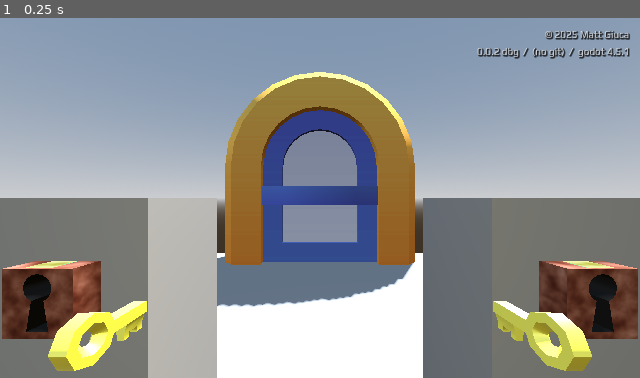
Above: before the commit, frame 1.
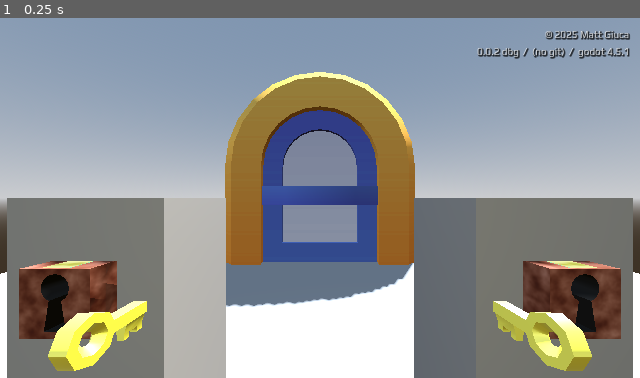
Above: after the commit, the same moment.

Repository: mgiuca/two-hands
Game: Godot game, scene res://scenes/levels/far_locks.tscn
Same seed, same stepped clock (60 frames per second), same inputs: the game is played once before the commit and once after it. This scene is started directly instead of the project's main scene. Sound files missing from this copy of the repository are replaced by a short silence.
Inputs:
- Up to frame 1 (0.25 s): no input

The runs differ from the first frame. In frame 1, 7.8% of the frame differs, in the area x 0-100%, y 50-100%.

Commit message:
Some levels now take player height into account and move objects.
This makes it possible for shorter players to reach while providing a
good stretch for tall players.

Levels affected: far_locks, high_low_locks, babies.

Diff:
--- a/scenes/level.tscn
+++ b/scenes/level.tscn
@@ -44,4 +44,6 @@
 wait_time = 4.0
 one_shot = true
 
+[node name="CustomSetup" type="Node" parent="."]
+
 [connection signal="timeout" from="WinTimer" to="." method="_on_win_timer_timeout"]
--- a/scenes/levels/babies.tscn
+++ b/scenes/levels/babies.tscn
@@ -77,17 +77,45 @@
 stream_3/stream = ExtResource("16_6g7x3")
 stream_4/stream = ExtResource("17_6a77l")
 
+[sub_resource type="GDScript" id="GDScript_01i28"]
+script/source = "extends Node
+
+@onready var baby1 : Baby = $'../Baby1'
+@onready var baby2 : Baby = $'../Baby2'
+
+func _ready() -> void:
+  # Reset baby positions based on calibrated player height.
+
+  # Assumptions: Player's arm span = player's height (according to Leonardo's
+  # Vitruvian Man). So place the babies a player height width apart.
+  # (Don't subtract on this one, you can stretch.)
+  var baby_dist_from_origin := Globals.calibrated_player_height / 2.0
+  # Don't make them closer than easy_locks.
+  baby_dist_from_origin = max(baby_dist_from_origin, 0.3)
+
+  #print('babies are %.1fm away' % [baby_dist_from_origin])
+
+  set_baby_distance(baby1, baby_dist_from_origin)
+  set_baby_distance(baby2, baby_dist_from_origin)
+
+func set_baby_distance(baby: Node3D, dist: float) -> void:
+  # Scale the XZ vector.
+  var baby_xz : Vector2 = Vector2(baby.position.x, baby.position.z)
+  baby_xz = baby_xz.normalized() * dist
+  baby.position = Vector3(baby_xz.x, baby.position.y, baby_xz.y)
+"
+
 [node name="Level" node_paths=PackedStringArray("left_hand", "right_hand", "activator1", "activator2") instance=ExtResource("1_t0qa0")]
 left_hand = NodePath("BottleLeft")
 right_hand = NodePath("BottleRight")
 activator1 = NodePath("Baby1")
 activator2 = NodePath("Baby2")
 
-[node name="BottleLeft" parent="." index="5" instance=ExtResource("2_t0qa0")]
-
-[node name="BottleRight" parent="." index="6" instance=ExtResource("2_t0qa0")]
-
-[node name="Static" type="Node3D" parent="." index="7"]
+[node name="BottleLeft" parent="." index="4" instance=ExtResource("2_t0qa0")]
+
+[node name="BottleRight" parent="." index="5" instance=ExtResource("2_t0qa0")]
+
+[node name="Static" type="Node3D" parent="." index="6"]
 
 [node name="Ground" type="CSGBox3D" parent="Static" index="0"]
 transform = Transform3D(1, 0, 0, 0, 1, 0, 0, 0, 1, 0, -0.5, 0)
@@ -177,7 +205,7 @@
 [node name="Foot" type="CSGBox3D" parent="Static/Table" index="2"]
 size = Vector3(0.2, 0.05, 0.2)
 
-[node name="MusicBox" parent="." index="8" instance=ExtResource("4_4bgyd")]
+[node name="MusicBox" parent="." index="7" instance=ExtResource("4_4bgyd")]
 transform = Transform3D(-0.05158788, 0, -4.509956e-09, 0, 0.05158788, 0, 4.509956e-09, 0, -0.05158788, -0.026620984, 1.0459216, 3.0316756)
 script = SubResource("GDScript_id7lw")
 
@@ -185,18 +213,21 @@
 stream = ExtResource("5_id7lw")
 autoplay = true
 
-[node name="Baby1" parent="." index="9" instance=ExtResource("4_t0qa0")]
+[node name="Baby1" parent="." index="8" instance=ExtResource("4_t0qa0")]
 transform = Transform3D(0.44568214, -4.760239e-09, 0.8951913, 1.8888293e-09, 1, 4.3771893e-09, -0.8951913, -2.599722e-10, 0.44568214, -0.59302896, 0.00525913, -0.5825793)
 crying_sound = SubResource("AudioStreamRandomizer_d7ucg")
 
-[node name="Baby2" parent="." index="10" instance=ExtResource("4_t0qa0")]
+[node name="Baby2" parent="." index="9" instance=ExtResource("4_t0qa0")]
 transform = Transform3D(-0.69054157, 3.1054466e-08, -0.72329265, 3.081054e-08, 1, 1.3519432e-08, 0.72329265, -1.2949308e-08, -0.69054157, 0.71685666, 0.00525913, 0.53433)
 crying_sound = SubResource("AudioStreamRandomizer_af32p")
 
-[node name="Door" parent="." index="11" instance=ExtResource("4_id7lw")]
+[node name="Door" parent="." index="10" instance=ExtResource("4_id7lw")]
 transform = Transform3D(2.807497, 0, 0, 0, 2.807497, 0, 0, 0, 2.807497, 0, 0, -4.7449336)
 
-[node name="SecondaryLight" type="OmniLight3D" parent="." index="12"]
+[node name="SecondaryLight" type="OmniLight3D" parent="." index="11"]
 transform = Transform3D(1, 0, 0, 0, 1, 0, 0, 0, 1, 0, 2.2278504, 0.83508337)
 light_color = Color(1, 0.94133335, 0.68, 1)
 light_energy = 1.66
+
+[node name="CustomSetup" parent="." index="12"]
+script = SubResource("GDScript_01i28")
--- a/scenes/levels/far_locks.tscn
+++ b/scenes/levels/far_locks.tscn
@@ -1,15 +1,40 @@
-[gd_scene load_steps=5 format=3 uid="uid://c82ocqhenmlo5"]
+[gd_scene load_steps=6 format=3 uid="uid://c82ocqhenmlo5"]
 
 [ext_resource type="PackedScene" uid="uid://tdgkmflrwhol" path="res://scenes/level.tscn" id="1_bvxa4"]
 [ext_resource type="PackedScene" uid="uid://b57w04rr00g0x" path="res://scenes/pedestal_with_keyhole.tscn" id="2_61y7v"]
 [ext_resource type="PackedScene" uid="uid://dsy54vm4i37kq" path="res://scenes/key.tscn" id="2_dyqso"]
 [ext_resource type="PackedScene" uid="uid://befgfai7xh21g" path="res://scenes/door.tscn" id="3_61y7v"]
 
+[sub_resource type="GDScript" id="GDScript_dyqso"]
+script/source = "extends Node
+
+@onready var pedestal_left : CSGBox3D = $'../PedestalLeft'
+@onready var pedestal_right : CSGBox3D = $'../PedestalRight'
+
+func _ready() -> void:
+  # Reset pedestal positions based on calibrated player height.
+
+  # Assumptions: Player's arm span = player's height (according to Leonardo's
+  # Vitruvian Man). So place the pedestals a player height width apart, and
+  # subtract a bit.
+  var pedestal_dist_from_origin := (Globals.calibrated_player_height / 2.0) - 0.1
+  # Don't make them closer than easy_locks.
+  pedestal_dist_from_origin = max(pedestal_dist_from_origin, 0.3)
+
+  #print('locks are %.1fm away' % [pedestal_dist_from_origin])
+
+  pedestal_left.position.x = -pedestal_dist_from_origin
+  pedestal_right.position.x = pedestal_dist_from_origin
+"
+
 [node name="Level" node_paths=PackedStringArray("left_hand", "right_hand", "activator1", "activator2") instance=ExtResource("1_bvxa4")]
 left_hand = NodePath("KeyLeft")
 right_hand = NodePath("KeyRight")
 activator1 = NodePath("PedestalLeft/Keyhole")
 activator2 = NodePath("PedestalRight/Keyhole")
+
+[node name="CustomSetup" parent="." index="4"]
+script = SubResource("GDScript_dyqso")
 
 [node name="KeyLeft" parent="." index="5" instance=ExtResource("2_dyqso")]
 
--- a/scenes/levels/high_low_locks.tscn
+++ b/scenes/levels/high_low_locks.tscn
@@ -1,15 +1,53 @@
-[gd_scene load_steps=5 format=3 uid="uid://d1fernks3jkny"]
+[gd_scene load_steps=6 format=3 uid="uid://d1fernks3jkny"]
 
 [ext_resource type="PackedScene" uid="uid://tdgkmflrwhol" path="res://scenes/level.tscn" id="1_g8rwh"]
 [ext_resource type="PackedScene" uid="uid://bkk0yyari5lal" path="res://scenes/keyhole.tscn" id="2_g8rwh"]
 [ext_resource type="PackedScene" uid="uid://dsy54vm4i37kq" path="res://scenes/key.tscn" id="2_ynkfw"]
 [ext_resource type="PackedScene" uid="uid://befgfai7xh21g" path="res://scenes/door.tscn" id="3_ofxq6"]
 
+[sub_resource type="GDScript" id="GDScript_ynkfw"]
+script/source = "extends Node
+
+@onready var box_hole_top : CSGBox3D = $'../Pedestal/BoxHoleTop'
+@onready var keyhole_top : Keyhole = $'../Pedestal/KeyholeTop'
+@onready var box_hole_bottom : CSGBox3D = $'../Pedestal/BoxHoleBottom'
+@onready var keyhole_bottom : Keyhole = $'../Pedestal/KeyholeBottom'
+
+func _ready() -> void:
+  # Reset top lock position based on calibrated player height.
+
+  # Assumptions: Player's arm span = player's height (according to Leonardo's
+  # Vitruvian Man).
+  # Doing the full calculation for completeness, but basically the assumption
+  # is that you can reach height * 1.3.
+  var shoulder_width := Globals.calibrated_player_height * .09
+  var head_height := Globals.calibrated_player_height * .11
+  var centre_to_fingertips := Globals.calibrated_player_height / 2.0
+  var arm_length := centre_to_fingertips - shoulder_width
+  var max_arm_reach_height := Globals.calibrated_player_height - head_height + arm_length
+
+  # So place the high lock as high as you can reach, minus a bit.
+  var top_lock_height := max_arm_reach_height - 0.1
+
+  # Place the bottom one two arm lengths below, clamped to the floor.
+  var bottom_lock_height := maxf(top_lock_height - arm_length * 2, 0.2)
+
+  #print('lock heights = %.1fm and %.1fm' % [bottom_lock_height, top_lock_height])
+
+  box_hole_top.position.y = top_lock_height
+  keyhole_top.position.y = top_lock_height
+  box_hole_bottom.position.y = bottom_lock_height
+  keyhole_bottom.position.y = bottom_lock_height
+"
+
 [node name="Level" node_paths=PackedStringArray("left_hand", "right_hand", "activator1", "activator2") instance=ExtResource("1_g8rwh")]
 left_hand = NodePath("KeyLeft")
 right_hand = NodePath("KeyRight")
 activator1 = NodePath("Pedestal/KeyholeTop")
 activator2 = NodePath("Pedestal/KeyholeBottom")
+
+[node name="CustomSetup" parent="." index="4"]
+script = SubResource("GDScript_ynkfw")
 
 [node name="KeyLeft" parent="." index="5" instance=ExtResource("2_ynkfw")]
 
@@ -24,28 +62,31 @@
 collision_mask = 0
 size = Vector3(11, 1, 11)
 
-[node name="Pedestal" type="CSGBox3D" parent="." index="8"]
-transform = Transform3D(1, 0, 0, 0, 1, 0, 0, 0, 1, 0, 1.25, -1)
+[node name="Pedestal" type="CSGCombiner3D" parent="." index="8"]
+transform = Transform3D(1, 0, 0, 0, 1, 0, 0, 0, 1, 0, 0, -1)
+
+[node name="Box" type="CSGBox3D" parent="Pedestal" index="0"]
+transform = Transform3D(1, 0, 0, 0, 1, 0, 0, 0, 1, 0, 1.25, 0)
 use_collision = true
 collision_layer = 2
 collision_mask = 0
 size = Vector3(0.5, 2.5, 0.5)
 
-[node name="BoxHoleTop" type="CSGBox3D" parent="Pedestal" index="0"]
-transform = Transform3D(0.9508958, 0, 0, 0, 0.9508958, 0, 0, 0, 0.9508958, 0, 0.88736534, 0.23652616)
+[node name="BoxHoleTop" type="CSGBox3D" parent="Pedestal" index="1"]
+transform = Transform3D(0.9508958, 0, 0, 0, 0.9508958, 0, 0, 0, 0.9508958, 0, 2.1373653, 0.23652613)
 operation = 2
 size = Vector3(0.2, 0.2, 0.2)
 
-[node name="KeyholeTop" parent="Pedestal" index="1" instance=ExtResource("2_g8rwh")]
-transform = Transform3D(1, 0, 0, 0, 1, 0, 0, 0, 1, 0, 0.88736534, 0.23652616)
+[node name="KeyholeTop" parent="Pedestal" index="2" instance=ExtResource("2_g8rwh")]
+transform = Transform3D(1, 0, 0, 0, 1, 0, 0, 0, 1, 0, 2.1373653, 0.23652613)
 
-[node name="BoxHoleBottom" type="CSGBox3D" parent="Pedestal" index="2"]
-transform = Transform3D(0.9508958, 0, 0, 0, 0.9508958, 0, 0, 0, 0.9508958, 0, -0.6407427, 0.23652616)
+[node name="BoxHoleBottom" type="CSGBox3D" parent="Pedestal" index="3"]
+transform = Transform3D(0.9508958, 0, 0, 0, 0.9508958, 0, 0, 0, 0.9508958, 0, 0.6092573, 0.23652613)
 operation = 2
 size = Vector3(0.2, 0.2, 0.2)
 
-[node name="KeyholeBottom" parent="Pedestal" index="3" instance=ExtResource("2_g8rwh")]
-transform = Transform3D(1, 0, 0, 0, 1, 0, 0, 0, 1, 0, -0.6407427, 0.23652616)
+[node name="KeyholeBottom" parent="Pedestal" index="4" instance=ExtResource("2_g8rwh")]
+transform = Transform3D(1, 0, 0, 0, 1, 0, 0, 0, 1, 0, 0.6092573, 0.23652613)
 
 [node name="Door" parent="." index="9" instance=ExtResource("3_ofxq6")]
 transform = Transform3D(3.870159, 0, 0, 0, 3.870159, 0, 0, 0, 3.870159, 0, 0, -5.1633463)
Not shown: 1 places in scenes/levels/babies.tscn that only renumber resources
